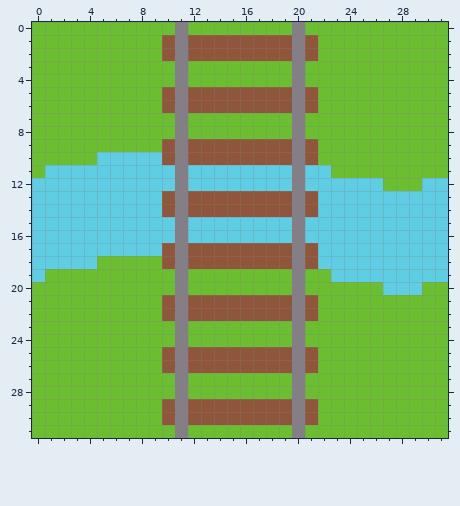
Pixel-art sprite, stored at src/client/Assests/RiverRail.png. Above: the version before the commit.
The file is 96x96 pixels, drawn in blocks of 3x3; one block is one cell here.
New version:
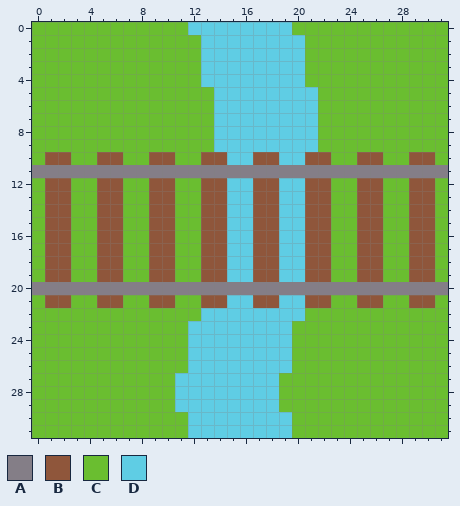
Palette (. is transparent): A #847e87  B #8f563b  C #6abe30  D #5fcde4
The commit says: Add support for river and like tiles
The edit:
y 0: x 11..20 ACCCCCCCCA -> CDDDDDDDDC
y 1..2: x 10..21 BABBBBBBBBAB -> CCCDDDDDDDDC
y 3..4: x 11 A -> C; x 13..20 CCCCCCCA -> DDDDDDDD
y 5..6: x 10..21 BABBBBBBBBAB -> CCCCDDDDDDDD
y 7..8: x 11 A -> C; x 14..21 CCCCCCAC -> DDDDDDDD
y 9: x 10..21 BABBBBBBBBAB -> CCCCDDDDDDDD
y 10: x 1..2 CC -> BB; x 5..9 DDDDD -> BBCCB; x 11..12 AB -> CC; x 15..16 BB -> DD; x 19..20 BA -> DD; x 22 C -> B; x 25..26 CC -> BB; x 29..30 CC -> BB
y 11: x 0..10 CDDDDDDDDDD -> AAAAAAAAAAA; x 12..19 DDDDDDDD -> AAAAAAAA; x 21..31 DDCCCCCCCCC -> AAAAAAAAAAA
y 12: x 0..14 DDDDDDDDDDDADDD -> CBBCCBBCCBBCCBB; x 17..18 DD -> BB; x 20..26 ADDDDDD -> DBBCCBB; x 29..31 CDD -> BBC
y 13..14: x 0..9 DDDDDDDDDD -> CBBCCBBCCB; x 11..12 AB -> CC; x 15..16 BB -> DD; x 19..20 BA -> DD; x 22..31 DDDDDDDDDD -> BCCBBCCBBC
y 15..16: x 0..14 DDDDDDDDDDDADDD -> CBBCCBBCCBBCCBB; x 17..18 DD -> BB; x 20..31 ADDDDDDDDDDD -> DBBCCBBCCBBC
y 17: x 0..9 DDDDDDDDDD -> CBBCCBBCCB; x 11..12 AB -> CC; x 15..16 BB -> DD; x 19..20 BA -> DD; x 22..31 DDDDDDDDDD -> BCCBBCCBBC
y 18: x 0..6 DDDDDCC -> CBBCCBB; x 9 C -> B; x 11..12 AB -> CC; x 15..16 BB -> DD; x 19..20 BA -> DD; x 22..31 DDDDDDDDDD -> BCCBBCCBBC
y 19: x 0..2 DCC -> CBB; x 5..6 CC -> BB; x 9..11 CCA -> BBC; x 13..31 CCCCCCCACCDDDDDDDDD -> BBDDBBDDBBCCBBCCBBC
y 20: x 0..10 CCCCCCCCCCC -> AAAAAAAAAAA; x 12..19 CCCCCCCC -> AAAAAAAA; x 21..31 CCCCCCDDDCC -> AAAAAAAAAAA
y 21: x 1..2 CC -> BB; x 5..6 CC -> BB; x 9 C -> B; x 11..12 AB -> CC; x 15..16 BB -> DD; x 19..20 BA -> DD; x 22 C -> B; x 25..26 CC -> BB; x 29..30 CC -> BB
y 22: x 10..21 BABBBBBBBBAB -> CCCDDDDDDDDC
y 23..24: x 11..20 ACCCCCCCCA -> CDDDDDDDDC
y 25..26: x 10..21 BABBBBBBBBAB -> CCDDDDDDDDCC
y 27..28: x 11..18 ACCCCCCC -> DDDDDDDD; x 20 A -> C
y 29: x 10..21 BABBBBBBBBAB -> CDDDDDDDDCCC
y 30: x 10..21 BABBBBBBBBAB -> CCDDDDDDDDCC
y 31: x 11..20 ACCCCCCCCA -> CDDDDDDDDC
